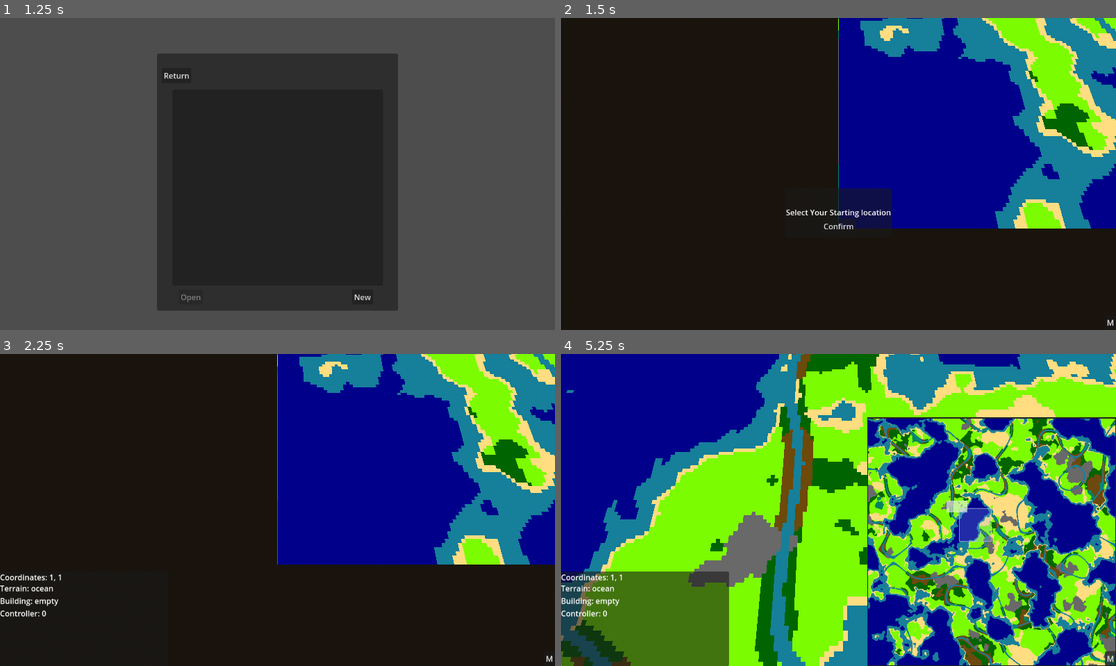
Above: before the commit, frames 1-4 (two rows, left to right).
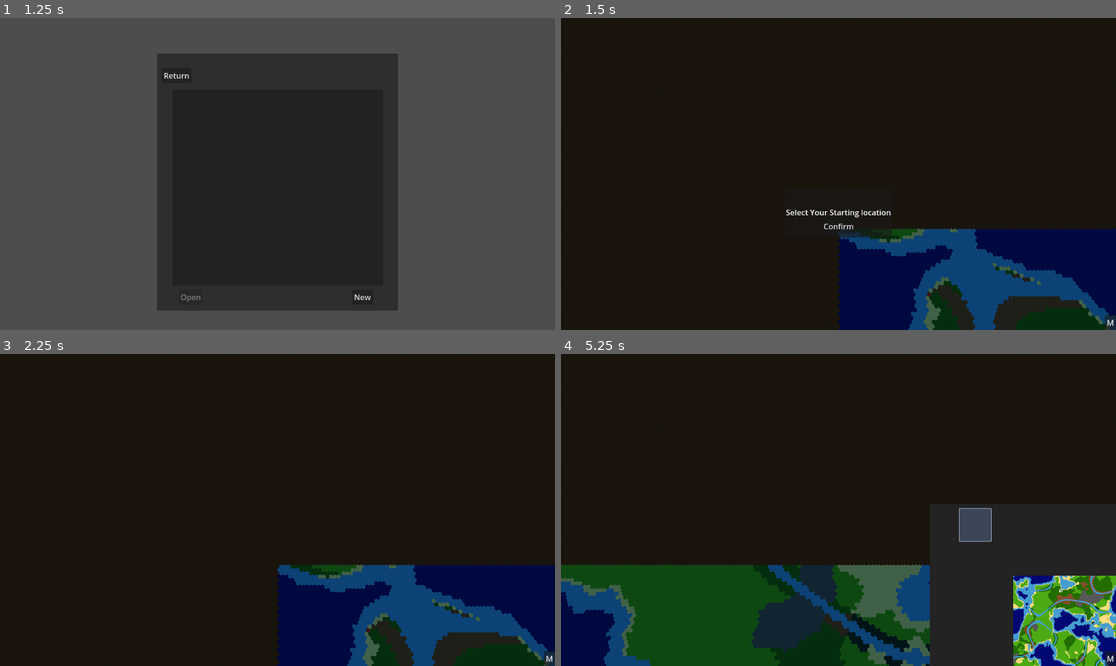
Above: after the commit, the same moments.

Repository: Bonono63/Grand-Strategy-Prototype-II
Game: Godot game, scene res://Menus/main_menu.tscn
The game is run twice, just before and just after one commit, with the same random seed, the same clock (stepped at 60 frames per second) and the same inputs.
Inputs (mouse positions are in pixels of both pictures, inside the frame that each line leads up to):
- Up to frame 1 (1.25 s): click "Singleplayer" at 0.5 s
- Up to frame 2 (1.5 s): click "New" at 1.25 s
- Up to frame 3 (2.25 s): click "Confirm" at 2 s
- Up to frame 4 (5.25 s): click "M" at 2.75 s; click "M" at 3.5 s; click "M" at 4.25 s; tap Enter at 5 s; drag from (993, 541) to (894, 441) at 5.02 s

Frame 1 is identical in both runs. In frame 2, 48% of the frame differs, in the area x 49-100%, y 0-100%; in frame 3, 49%; in frame 4, 99%, in the area x 0-100%, y 0-100%.
Error before the commit: Parse Error: Expected grouping expression. (res://World/Time.gd:25)

Commit message:
modified:   Menus/singleplayer_world_select.gd 	new file:   Test.gd 	modified:   UI/starting_city_prompt.gd 	modified:   World/Camera3D.gd 	modified:   World/Map.gd 	modified:   World/Queue.gd 	modified:   World/Time.gd 	deleted:    World/World Collision.gd 	modified:   World/World.gd 	modified:   World/camera.tscn 	new file:   World/hexagon.blend 	new file:   World/hexagon.blend1 	new file:   World/hexagon.mtl 	new file:   World/hexagon.obj 	new file:   World/hexagon.obj.import 	new file:   World/hexagon_alt.blend 	new file:   World/hexagon_alt.blend1 	new file:   World/hexagon_alt.mtl 	new file:   World/hexagon_alt.obj 	new file:   World/hexagon_alt.obj.import 	new file:   World/tile.tscn 	new file:   World/tile_instance.gd 	modified:   World/world.tscn 	new file:   ba_ddot.tscn 	new file:   dot.tscn 	modified:   project.godot 	new file:   test.tscn

Diff:
--- a/Menus/singleplayer_world_select.gd
+++ b/Menus/singleplayer_world_select.gd
@@ -20,7 +20,7 @@
 
 func new_button_pressed():
 	var world = preload("res://World/world.tscn").instantiate()
-	world.init("")
+	world.init(Vector2i(512,384),"")
 	get_tree().get_root().add_child(world)
 	get_tree().change_scene_to_packed(world)
 	self.queue_free()
@@ -30,7 +30,7 @@
 
 func open_button_button_pressed():
 	var world = preload("res://World/world.tscn").instantiate()
-	world.init("user://"+selected_save)
+	world.init(Vector2i(0,0), "user://"+selected_save)
 	get_tree().get_root().add_child(world)
 	get_tree().change_scene_to_packed(world)
 	self.queue_free()
--- /dev/null
+++ b/Test.gd
@@ -0,0 +1,37 @@
+@tool
+extends MeshInstance3D
+
+# Called when the node enters the scene tree for the first time.
+func _ready():
+	var mesh_data = []
+	mesh_data.resize(ArrayMesh.ARRAY_MAX)
+	mesh_data[ArrayMesh.ARRAY_VERTEX] = PackedVector3Array(
+		[
+			Vector3(0,0,0),
+			Vector3(0,0,0.5),
+			Vector3(sqrt(3)/4,0,0.25),
+			Vector3(sqrt(3)/4,0,-0.25),
+			Vector3(0,0,-0.5),
+			Vector3(-sqrt(3)/4,0,-0.25),
+			Vector3(-sqrt(3)/4,0,0.25),
+		]
+	)
+
+	mesh_data[ArrayMesh.ARRAY_INDEX] = PackedInt32Array(
+		[
+			0,1,2, # top right
+
+			0,2,3, # center right
+
+			0,3,4, # bottom right
+
+			0,4,5, # bottom left
+
+			0,5,6, # center left
+
+			0,6,1, # top left
+		]
+	)
+
+	mesh = ArrayMesh.new()
+	mesh.add_surface_from_arrays(Mesh.PRIMITIVE_TRIANGLES, mesh_data)
--- a/UI/starting_city_prompt.gd
+++ b/UI/starting_city_prompt.gd
@@ -12,7 +12,10 @@
 	confirm_button.connect("button_down", Callable(self, "confirmed"))
 
 func tile_selected(_position):
-	selected_tile = _position
+	if Map.tile_map[_position.x][_position.y].terrain_type != Map.terrain_types.ocean and Map.tile_map[_position.x][_position.y].terrain_type != Map.terrain_types.swamp and Map.tile_map[_position.x][_position.y].terrain_type != Map.terrain_types.shallow_water:
+		selected_tile = _position
+	else:
+		invalid_selection()
 
 func invalid_selection():
 	$Label.text = "Invalid Selection"
--- a/World/Camera3D.gd
+++ b/World/Camera3D.gd
@@ -2,7 +2,7 @@
 
 const zoom_increment = 20
 const max_zoom = 1000
-const min_zoom = 5
+@export var min_zoom = 3
 const default_zoom = 50
 
 const rotation_control_enabled = false
@@ -14,6 +14,8 @@
 
 var x = 0
 var y = 0
+
+@export var width_clamp_modifier : float
 
 var position_control = false
 var rotation_control = false
@@ -97,8 +99,8 @@
 	position.y = clamp(position.y, min_zoom, max_zoom)
 
 	#position.x = clamp(position.x, 0,)
-	position.x = clamp(position.x, 0, Map.length)
-	position.z = clamp(position.z, -Map.width, 0)
+	position.x = clamp(position.x, 0, Map.length*0.75)
+	position.z = clamp(position.z, 0, Map.width*width_clamp_modifier)
 
 	x = 0
 	y = 0
--- a/World/Map.gd
+++ b/World/Map.gd
@@ -32,29 +32,29 @@
 #func _ready():
 #	Queue.connect("build", Callable(self, "add_building"))
 
-func set_terrain(arguments : Array):
-	var x = arguments[0]
-	var y = arguments[1]
-	var value = arguments[2]
+func clear(size : Vector2i):
+	length = size.x
+	width = size.y
+	utils.initate_2d_array(tile_map, length, width)
+
+
+func set_terrain(x : int, y : int, value : int):
 	if x <= length && y <= width:
 		tile_map[x][y].tile_type = value
-		emit_signal("tile_map_change")
+		emit_signal("tile_map_change", Vector2i(x,y))
 	else:
 		print("terrain arguments where out of range")
 
 func add_building(x : int, y : int, value : int):
 	if x <= length && y <= width:
 		tile_map[x][y].building.type = value
-		emit_signal("tile_map_change")
+		emit_signal("tile_map_change", Vector2i(x,y))
 	else:
 		print("building arguments where out of range")
 
-func add_territory(arguments : Array):
-	var x = arguments[0]
-	var y = arguments[1]
-	var country_value = arguments[2]
+func add_territory(x : int, y : int, country_value : int):
 	if x <= length && y <= width:
 		tile_map[x][y].controller = country_value
-		emit_signal("tile_map_change")
+		emit_signal("tile_map_change", Vector2i(x,y))
 	else:
 		print("territory arguments where out of range")
--- a/World/Queue.gd
+++ b/World/Queue.gd
@@ -1,4 +1,3 @@
-class_name _queue
 extends Node
 
 var commands : Array
@@ -6,7 +5,7 @@
 signal build
 signal move
 
-enum types { construct_building, division_movement }
+enum types { construct_building, update_controller, set_terrain, division_movement }
 
 func _process(_delta):
 	#print("test")
@@ -16,6 +15,10 @@
 			types.construct_building:
 				#print("construct building")
 				Map.add_building(c.arguments[0], c.arguments[1], c.arguments[2])
+			types.update_controller:
+				Map.add_territory(c.arguments[0], c.arguments[1], c.arguments[2])
+			types.set_terrain:
+				Map.set_terrain(c.arguments[0], c.arguments[1], c.arguments[2])
 		commands.erase(c)
 
 func add_command(type : int, arguments : Array):
--- a/World/Time.gd
+++ b/World/Time.gd
@@ -20,11 +20,6 @@
 	while(get_tree().paused == false):
 		await get_tree().create_timer(check_speed(), false, false, true).timeout
 		count_up()
-
-func _process(_delta):
-	while ():
-		pass
-	pass
 
 # counts up game time
 func count_up():
--- a/World/World Collision.gd
+++ /dev/null
@@ -1,6 +0,0 @@
-extends Area3D
-
-signal collision
-
-func _input_event(camera, event, _position, normal, shape_idx):
-	emit_signal("collision", camera, event, _position, normal, shape_idx)
--- a/World/World.gd
+++ b/World/World.gd
@@ -1,16 +1,13 @@
 extends Node3D
 
 var seed
-@onready var terrain_renderer = $Terrain
+#@onready var terrain_renderer = $Terrain
 @onready var minimap = $GUI/Minimap
 @onready var camera = $Camera
 @onready var inspector = $"GUI/location Inspector"
-var terrain_texture : ImageTexture
 var minimap_drag = false
 var drag : Vector2
 var minimap_size : Vector2
-
-var queue = _queue.new()
 
 @export_range(0,1) var sea_level = .4
 @export_range(0,1) var coast_height = .475
@@ -20,26 +17,33 @@
 @export_range(0,1) var cold_cutoff = .35
 @export_range(0,1) var warm_cutoff = .65
 
-@export_range(0,1) var dry_cutoff = .65
+@export_range(0,1) var dry_cutoff = .55
 @export_range(0,1) var moist_cutoff = .8
 
 @export_range(0,1) var river_moisture_cutoff = .875
 @export_range(0,1) var river_cutoff = .955
 @export_range(0,1) var river_moisture_addition = 0.25
 
+var terrain_texture : ImageTexture
+
+const hexagon_width = sqrt(3)
+const hexagon_half_width = sqrt(3)/2
+
+var sand_color = Color(1, 0.870588, 0.501961, 1)
+
 var pause : bool
 
-signal tile_selection_changed
+signal tile_selected
 signal starting_city_selection
 
 signal finish_setup
 
 # initialize the world settings etc. (basically decide whether to load or generate a world)
-func init(_save : String):
+func init(size : Vector2i, _save : String):
 	Queue.clear_queue()
-	#Map.clear()
+	Map.clear(size)
 	if _save.is_empty():
-		generate_world(Vector2(512,512),seed)
+		generate_world(size,seed)
 	else:
 		open(_save)
 
@@ -107,24 +111,24 @@
 	print("map loaded")
 	$GUI/Minimap/Area2D.connect("collision", minimap_input_event)
 	$GUI/minimap_toggle.connect("button_down", on_minimap_toggle)
-	$"World Collision".connect("collision", world_input_event)
+	$"Map Input Events".connect("input_event", world_input_event)
+	setup_multimesh_mesh()
 	generate_terrain_map()
-	update_terrain_map()
 	world_collision_setup()
 
 	Map.connect("tile_map_change", Callable(self, "on_tile_map_update"))
 
-	connect("tile_selection_changed", Callable(self, "inspector_update"))
+	connect("tile_selected", Callable(self, "inspector_update"))
 	pick_starting_city_prompt()
-	connect("tile_selection_changed", Callable(self, "pick_starting_city"))
-	$GUI.get_child(-1).confirm_button.connect("button_down", Callable(self, "starting_city_selection_confirmed"))
-
-func on_tile_map_update():
-	generate_terrain_map()
-	update_terrain_map()
-
-func on_generate_map_texture():
-	terrain_renderer.texture = terrain_texture
+	get_tile_world_pos(Vector2(0,0))
+
+func on_tile_map_update(coordinates : Vector2i):
+	#generate_terrain_map()
+	#update_terrain_map()
+	pass
+
+#func on_generate_map_texture():
+	#terrain_renderer.texture = terrain_texture
 
 func _process(_delta):
 	update_minimap()
@@ -317,49 +321,111 @@
 
 	Map.emit_signal("map_loaded")
 
+func setup_multimesh_mesh():
+	var mesh_data = []
+	mesh_data.resize(ArrayMesh.ARRAY_MAX)
+	mesh_data[ArrayMesh.ARRAY_VERTEX] = PackedVector3Array(
+		[
+			Vector3(0,0,0),
+			Vector3(0,0,0.5),
+			Vector3(sqrt(3)/4,0,0.25),
+			Vector3(sqrt(3)/4,0,-0.25),
+			Vector3(0,0,-0.5),
+			Vector3(-sqrt(3)/4,0,-0.25),
+			Vector3(-sqrt(3)/4,0,0.25),
+		]
+	)
+
+	mesh_data[ArrayMesh.ARRAY_INDEX] = PackedInt32Array(
+		[
+			0,1,2, # top right
+
+			0,2,3, # center right
+
+			0,3,4, # bottom right
+
+			0,4,5, # bottom left
+
+			0,5,6, # center left
+
+			0,6,1, # top left
+		]
+	)
+
+	$"Terrain MultiMesh".multimesh.mesh = ArrayMesh.new()
+	$"Terrain MultiMesh".multimesh.mesh.add_surface_from_arrays(Mesh.PRIMITIVE_TRIANGLES, mesh_data)
+
 func generate_terrain_map() -> void:
+	$"Terrain MultiMesh".multimesh.instance_count = Map.length * Map.width
+	#fcd062 fcbe49
+	var sand_color = Color("fcbe49")
+
+	var id : int = 0
+	for x in Map.length:
+		for z in Map.width:
+
+			var x_offset : float = 0
+			if (z % 2) == 1:
+				x_offset = hexagon_half_width/2
+
+			var instance_transform : Vector3 = Vector3(x*(sqrt(3)/2)-(x_offset)+(sqrt(3)/2),0,-z*(3.0/4.0)-0.5)
+
+			$"Terrain MultiMesh".multimesh.set_instance_transform(id, Transform3D(Basis(), Vector3(instance_transform)))
+			#$"Terrain MultiMesh".multimesh.set_instance_color(id, color)
+			$"Terrain MultiMesh".multimesh.set_instance_color(id, get_tile_color(Vector2i(x,z)))
+			id+=1
+
 	var image : Image = Image.create(Map.length, Map.width, false, Image.FORMAT_RGBA8)
 
-	var sand_color = Color(1, 0.870588, 0.501961, 1)
+	#var sand_color = Color(1, 0.870588, 0.501961, 1)
 
 	for x in Map.length:
 		for y in Map.width:
-			match (Map.tile_map[x][y].terrain_type):
-				Map.terrain_types.ocean:
-					image.set_pixel(x,y,Color.DARK_BLUE) # ocean
-				Map.terrain_types.shallow_water:
-					image.set_pixel(x,y,Color(0.1, 0.5, 0.6, 1)) # coast
-				Map.terrain_types.shore:
-					image.set_pixel(x,y,sand_color) # shore
-				Map.terrain_types.mountain:
-					image.set_pixel(x,y,Color.DIM_GRAY) # mountain
-				Map.terrain_types.plains:
-					image.set_pixel(x,y,Color.LAWN_GREEN) # plains
-				Map.terrain_types.forest:
-					image.set_pixel(x,y,Color.DARK_GREEN) # forest
-				Map.terrain_types.swamp:
-					image.set_pixel(x,y,Color("6d490f")) # swamp
-				Map.terrain_types.desert:
-					image.set_pixel(x,y,sand_color) # desert
-				Map.terrain_types.jungle:
-					image.set_pixel(x,y,Color("008264")) # jungle
-				_:
-					image.set_pixel(x,y,Color.TRANSPARENT)
+			image.set_pixel(x,y,get_tile_color(Vector2i(x,y)))
 
 	var texture : ImageTexture = ImageTexture.create_from_image(image)
 	texture.update(image)
 
 	terrain_texture = texture
 
-func update_terrain_map() -> void:
-	terrain_renderer.texture = terrain_texture
+func set_color(coordinates : Vector2i, color : Color):
+	var id = coordinates.y+(coordinates.x*Map.width)
+	$"Terrain MultiMesh".multimesh.set_instance_color(id, color)
+
+func get_color(coordinates : Vector2i) -> Color:
+	var id = coordinates.y+(coordinates.x*Map.width)
+	return $"Terrain MultiMesh".multimesh.get_instance_color(id)
+
+func get_tile_color(pos : Vector2i) -> Color:
+	match (Map.tile_map[pos.x][pos.y].terrain_type):
+		Map.terrain_types.ocean:
+			return Color("020873") # ocean
+		Map.terrain_types.shallow_water:
+			return Color("449dd1") # coast
+		Map.terrain_types.shore:
+			return Color(sand_color) # shore
+		Map.terrain_types.mountain:
+			return Color("585858") # mountain
+		Map.terrain_types.plains:
+			return Color("4daa13") # plains
+		Map.terrain_types.forest:
+			return Color("226c00") # forest
+		Map.terrain_types.swamp:
+			return Color("854d27") # swamp
+		Map.terrain_types.desert:
+			return Color(sand_color) # desert
+		Map.terrain_types.jungle:
+			return Color("053225") # jungle
+		_:
+			return Color.TRANSPARENT # other
 
 func update_minimap() -> void:
-	minimap_size = Vector2(Map.length+4, Map.width+4)
+	minimap_size = Vector2((Map.length+4)*0.75, (Map.width+4)*(0.866))
 	minimap.set_size(minimap_size, false)
 	var screen_size : Vector2 = get_viewport().size
 	minimap.position = Vector2(screen_size.x-minimap_size.x, screen_size.y-minimap_size.y)
 	$GUI/Minimap/TextureRect.texture = terrain_texture
+	$GUI/Minimap/TextureRect.size = minimap_size
 
 	var collision_position = Vector2((minimap_size.x/2),(minimap_size.y/2))
 	$GUI/Minimap/Area2D/CollisionShape2D.position = collision_position
@@ -388,17 +454,110 @@
 			minimap_drag = false
 
 func world_collision_setup():
+	#var num = 0
+	#for x in Map.length:
+	#	for y in Map.width:
+	#
+	#		var y_offset : float = 0
+	#		if (x % 2) == 0:
+	#			y_offset = sqrt(3)/2
+	#
+	#		var _tile = preload("res://World/tile.tscn").instantiate()
+	#		_tile.position = Vector3((x*(2*(3.0/4.0))),0,-((y*hexagon_width)-(y_offset)))
+	#		_tile.init(Vector2i(x,y))
+	#		$"World Collision".add_child(_tile)
+	#		_tile.connect("input_event", Callable($"World Collision", "on_input_event"))
+	#		print(num)
+	#		num+=1
+
+	#print(Map.terrain_types.keys()[Map.tile_map[0][0].terrain_type])
+
 	#print("length: ", map.length, " width: ", map.width)
-	var collision_shape : Vector3 = Vector3(Map.length, 0, Map.width)
-	$"World Collision/CollisionShape3D".shape.size = collision_shape
-
-	$"World Collision/CollisionShape3D".position.x = Map.length/2
-	$"World Collision/CollisionShape3D".position.y = Map.width/2
+	var collision_shape : Vector3 = Vector3((Map.length*0.75)+sqrt(3)/7, 0, (Map.width*sqrt(3)/2)+hexagon_half_width/2)
+	var collision_position : Vector3 = Vector3((collision_shape.x/2), 0.001, (collision_shape.z/2))
+	print(collision_position)
+
+	#$"Map Input Events/MeshInstance3D".position = collision_position
+	#$"Map Input Events/CollisionShape3D".position = collision_position
+
+	$"Map Input Events/CollisionShape3D".shape.size = collision_shape
+	$"Map Input Events/MeshInstance3D".mesh.size = collision_shape
+
+var prev_input_pos : Vector2i
 
 func world_input_event(_a, event, _position, _d, _e):
 	if event is InputEventMouseButton:
 		if event.is_action_released("left_click"):
-			emit_signal("tile_selection_changed", Vector2i(int(_position.x),int(_position.z-1)))
+			print("_position ",_position)
+			var transformed = transform_input_position(_position)
+			print("transformed ", transformed)
+			if _position.x > 0 and _position.z > 0:
+				if prev_input_pos != null:
+					set_color(prev_input_pos, get_tile_color(prev_input_pos))
+				set_color(Vector2i(transformed.x, transformed.z), "ed2e21")
+				prev_input_pos = Vector2i(transformed.x, transformed.z)
+
+# Code adapted from https://www.youtube.com/watch?v=0nXmuJuWS8I
+func transform_input_position(pos : Vector3) -> Vector3:
+
+	var original = pos
+
+	pos.x-=sqrt(3)/2
+	pos.x/=sqrt(3)/2
+	pos.x+=0.5
+
+	pos.z/=0.75
+
+	var oddRow : bool = false
+	if int(pos.z) % 2 == 1:
+		oddRow = true
+		#print("odd")
+		pos.x += 0.5
+
+	print("translated pos: ",pos)
+
+	var roughZ = int(pos.z)
+	var roughX = int(pos.x)
+
+	print("Rough x: ",roughX, " z: ", roughZ)
+
+	var roughPos = Vector3i(roughX, 0, roughZ)
+
+	var neighbors : Array = [
+		Vector3i(roughPos+Vector3i(-1,0,+0)),
+		Vector3i(roughPos+Vector3i(+1,0,+0)),
+
+		Vector3i(roughPos+Vector3i(+0,0,+1)),
+		Vector3i(roughPos+Vector3i(+0,0,-1))
+	]
+
+	if oddRow:
+		neighbors.append(Vector3i(roughPos+Vector3i(+1,0,+1)))
+		neighbors.append(Vector3i(roughPos+Vector3i(+1,0,-1)))
+	else:
+		neighbors.append(Vector3i(roughPos+Vector3i(-1,0,+1)))
+		neighbors.append(Vector3i(roughPos+Vector3i(-1,0,-1)))
+
+	var closestPos : Vector3 = pos
+
+	for neighbor in neighbors:
+		print("pos: ", pos)
+		print(neighbor, " tile location: ",get_tile_world_pos(Vector2i(neighbor.x, neighbor.z)))
+		print(pos.distance_to(get_tile_world_pos(Vector2i(neighbor.x, neighbor.z))))
+		print(pos.distance_to(get_tile_world_pos(Vector2i(closestPos.x, closestPos.z))))
+		if pos.distance_to(get_tile_world_pos(Vector2i(neighbor.x, neighbor.z))) < pos.distance_to(get_tile_world_pos(Vector2i(closestPos.x, closestPos.z))):
+			closestPos = neighbor
+			print(closestPos)
+
+	return closestPos
+
+func get_tile_world_pos(pos : Vector2i) -> Vector3:
+
+	var x_offset : float = 0
+	if (pos.y % 2) == 1:
+		x_offset = hexagon_half_width/2
+
+	return Vector3((pos.x*sqrt(3)/2)-(x_offset)+(sqrt(3)/2),0,-pos.y*(3.0/4.0)-0.5)
 
 func inspector_update(_position : Vector2i):
 	var info = $"GUI/location Inspector/info"
--- a/World/camera.tscn
+++ b/World/camera.tscn
@@ -6,5 +6,6 @@
 process_mode = 3
 transform = Transform3D(-1, 0, -8.74228e-08, 0, 1, 0, 8.74228e-08, 0, -1, 0, 0, 0)
 script = ExtResource("1_f5w4m")
+width_clamp_modifier = 0.866
 
 [node name="Camera" type="Camera3D" parent="."]
--- /dev/null
+++ b/World/tile.tscn
@@ -0,0 +1,16 @@
+[gd_scene load_steps=4 format=3 uid="uid://dsy3gjcf7m0i3"]
+
+[ext_resource type="ArrayMesh" uid="uid://bp2sovy48l622" path="res://World/hexagon.obj" id="1_vbsda"]
+[ext_resource type="Script" path="res://World/tile_instance.gd" id="2_jrgu0"]
+
+[sub_resource type="ConcavePolygonShape3D" id="ConcavePolygonShape3D_ho3r6"]
+data = PackedVector3Array(-0.5, 0, -0.866, 0.5, 0, -0.866, -1, 0, 0, -1, 0, 0, 0.5, 0, -0.866, -0.5, 0, 0.866, -0.5, 0, 0.866, 0.5, 0, -0.866, 0.5, 0, 0.866, 0.5, 0, 0.866, 0.5, 0, -0.866, 1, 0, 0)
+
+[node name="Hex" type="MeshInstance3D"]
+mesh = ExtResource("1_vbsda")
+script = ExtResource("2_jrgu0")
+
+[node name="Area3D" type="Area3D" parent="."]
+
+[node name="CollisionShape3D" type="CollisionShape3D" parent="Area3D"]
+shape = SubResource("ConcavePolygonShape3D_ho3r6")
--- /dev/null
+++ b/World/tile_instance.gd
@@ -0,0 +1,15 @@
+extends MeshInstance3D
+
+signal input_event
+
+var pos : Vector2i
+
+func init(_pos : Vector2i):
+	pos = _pos
+
+func _ready():
+	$Area3D.connect("input_event", Callable(self, "on_input_event"))
+
+func on_input_event(a, b, c, d, e):
+	print(pos)
+	emit_signal("input_event", a, b, c, d, e)
--- a/World/world.tscn
+++ b/World/world.tscn
@@ -1,13 +1,28 @@
-[gd_scene load_steps=13 format=3 uid="uid://cr2mhoqo7014t"]
+[gd_scene load_steps=16 format=3 uid="uid://cr2mhoqo7014t"]
 
 [ext_resource type="Script" path="res://World/World.gd" id="1_wrylp"]
-[ext_resource type="Script" path="res://World/World Collision.gd" id="2_3dlbw"]
 [ext_resource type="PackedScene" uid="uid://daono88iy1yu0" path="res://World/camera.tscn" id="2_rj17n"]
 [ext_resource type="Script" path="res://UI/minimap_collision.gd" id="4_pjcvx"]
 [ext_resource type="Script" path="res://selection.gd" id="5_kit5i"]
 
-[sub_resource type="BoxShape3D" id="BoxShape3D_50lk0"]
+[sub_resource type="BoxShape3D" id="BoxShape3D_olgbl"]
 size = Vector3(1, 0, 1)
+
+[sub_resource type="StandardMaterial3D" id="StandardMaterial3D_du2w6"]
+transparency = 1
+albedo_color = Color(0, 1, 1, 0.301961)
+
+[sub_resource type="BoxMesh" id="BoxMesh_0a72t"]
+material = SubResource("StandardMaterial3D_du2w6")
+size = Vector3(1, 0, 1)
+
+[sub_resource type="StandardMaterial3D" id="StandardMaterial3D_cu2ct"]
+vertex_color_use_as_albedo = true
+vertex_color_is_srgb = true
+
+[sub_resource type="MultiMesh" id="MultiMesh_3cdo6"]
+transform_format = 1
+use_colors = true
 
 [sub_resource type="ProceduralSkyMaterial" id="ProceduralSkyMaterial_2v4oq"]
 sky_top_color = Color(0.32549, 0.619608, 0.823529, 1)
@@ -43,25 +58,27 @@
 [node name="World" type="Node3D"]
 script = ExtResource("1_wrylp")
 
-[node name="Terrain" type="Sprite3D" parent="."]
-transform = Transform3D(1, 0, 0, 0, -4.37114e-08, 1, 0, -1, -4.37114e-08, 0, 0, 0)
-centered = false
-pixel_size = 1.0
-texture_filter = 0
+[node name="Map Input Events" type="Area3D" parent="."]
 
-[node name="World Collision" type="Area3D" parent="."]
-transform = Transform3D(1, 0, 0, 0, -4.37114e-08, 1, 0, -1, -4.37114e-08, 0, 0, 0)
-script = ExtResource("2_3dlbw")
+[node name="CollisionShape3D" type="CollisionShape3D" parent="Map Input Events"]
+shape = SubResource("BoxShape3D_olgbl")
 
-[node name="CollisionShape3D" type="CollisionShape3D" parent="World Collision"]
-transform = Transform3D(1, 0, 0, 0, -4.37114e-08, -1, 0, 1, -4.37114e-08, 0, 0, 0.1)
-shape = SubResource("BoxShape3D_50lk0")
+[node name="MeshInstance3D" type="MeshInstance3D" parent="Map Input Events"]
+transform = Transform3D(1, 0, 0, 0, 1, 0, 0, 0, 1, 0, 1, 0)
+visible = false
+mesh = SubResource("BoxMesh_0a72t")
+
+[node name="Terrain MultiMesh" type="MultiMeshInstance3D" parent="."]
+transform = Transform3D(1, 0, 0, 0, -1, 8.74228e-08, 0, -8.74228e-08, -1, 0, 0, 0)
+material_override = SubResource("StandardMaterial3D_cu2ct")
+multimesh = SubResource("MultiMesh_3cdo6")
 
 [node name="WorldEnvironment" type="WorldEnvironment" parent="."]
 environment = SubResource("Environment_gpl8t")
 
 [node name="DirectionalLight3D" type="DirectionalLight3D" parent="."]
 transform = Transform3D(-0.409326, 0.631342, -0.65868, -0.850898, -0.00360818, 0.525318, 0.329279, 0.775496, 0.538685, 0, 94.8562, 0)
+light_energy = 1.25
 
 [node name="Camera" parent="." instance=ExtResource("2_rj17n")]
 transform = Transform3D(1, 0, 0, 0, 0.258819, 0.965926, 0, -0.965926, 0.258819, 0, 0, 0)
@@ -89,6 +106,7 @@
 offset_bottom = 20.0
 grow_horizontal = 2
 grow_vertical = 2
+flip_v = true
 
 [node name="camera_outline" type="ColorRect" parent="GUI/Minimap"]
 material = SubResource("CanvasItemMaterial_2vory")
--- /dev/null
+++ b/ba_ddot.tscn
@@ -0,0 +1,14 @@
+[gd_scene load_steps=3 format=3 uid="uid://ddjxesxp8vub5"]
+
+[sub_resource type="StandardMaterial3D" id="StandardMaterial3D_j65x1"]
+albedo_color = Color(1, 0, 0, 1)
+emission_enabled = true
+emission = Color(1, 0, 0, 1)
+
+[sub_resource type="SphereMesh" id="SphereMesh_yqdf5"]
+material = SubResource("StandardMaterial3D_j65x1")
+radius = 0.05
+height = 0.1
+
+[node name="BADdot" type="MeshInstance3D"]
+mesh = SubResource("SphereMesh_yqdf5")
--- /dev/null
+++ b/dot.tscn
@@ -0,0 +1,14 @@
+[gd_scene load_steps=3 format=3 uid="uid://xycpjjwvct3c"]
+
+[sub_resource type="StandardMaterial3D" id="StandardMaterial3D_447yf"]
+albedo_color = Color(0, 1, 0, 1)
+emission_enabled = true
+emission = Color(0, 1, 0, 1)
+
+[sub_resource type="SphereMesh" id="SphereMesh_rkxaf"]
+material = SubResource("StandardMaterial3D_447yf")
+radius = 0.05
+height = 0.1
+
+[node name="Dot" type="MeshInstance3D"]
+mesh = SubResource("SphereMesh_rkxaf")
--- a/project.godot
+++ b/project.godot
@@ -19,11 +19,9 @@
 
 Queue="*res://World/Queue.gd"
 Map="*res://World/Map.gd"
-GlobalTime="*res://World/Time.gd"
 
 [display]
 
-mouse_cursor/custom_image="res://mouse cursor 2.png"
 mouse_cursor/tooltip_position_offset=Vector2(0, 0)
 
 [input]
--- /dev/null
+++ b/test.tscn
@@ -0,0 +1,27 @@
+[gd_scene load_steps=4 format=3 uid="uid://bdq67lwdng4cb"]
+
+[ext_resource type="Script" path="res://Test.gd" id="1_cc6fc"]
+
+[sub_resource type="StandardMaterial3D" id="StandardMaterial3D_f5h83"]
+
+[sub_resource type="ArrayMesh" id="ArrayMesh_yn6kv"]
+_surfaces = [{
+"aabb": AABB(-0.433013, 0, -0.5, 0.866025, 1e-05, 1),
+"format": 4097,
+"index_count": 18,
+"index_data": PackedByteArray(0, 0, 1, 0, 2, 0, 0, 0, 2, 0, 3, 0, 0, 0, 3, 0, 4, 0, 0, 0, 4, 0, 5, 0, 0, 0, 5, 0, 6, 0, 0, 0, 6, 0, 1, 0),
+"primitive": 3,
+"vertex_count": 7,
+"vertex_data": PackedByteArray(0, 0, 0, 0, 0, 0, 0, 0, 0, 0, 0, 0, 0, 0, 0, 0, 0, 0, 0, 0, 0, 0, 0, 63, 215, 179, 221, 62, 0, 0, 0, 0, 0, 0, 128, 62, 215, 179, 221, 62, 0, 0, 0, 0, 0, 0, 128, 190, 0, 0, 0, 0, 0, 0, 0, 0, 0, 0, 0, 191, 215, 179, 221, 190, 0, 0, 0, 0, 0, 0, 128, 190, 215, 179, 221, 190, 0, 0, 0, 0, 0, 0, 128, 62)
+}]
+
+[node name="Node3D" type="Node3D"]
+
+[node name="Test" type="MeshInstance3D" parent="."]
+transform = Transform3D(1, 0, 0, 0, -1, 1.50996e-07, 0, -1.50996e-07, -1, 0, 0, 0)
+material_override = SubResource("StandardMaterial3D_f5h83")
+mesh = SubResource("ArrayMesh_yn6kv")
+script = ExtResource("1_cc6fc")
+
+[node name="DirectionalLight3D" type="DirectionalLight3D" parent="."]
+transform = Transform3D(1, 0, 0, 0, 1, 0, 0, 0, 1, 0, 0, 1.55611)
Not shown, added: World/hexagon.mtl
Not shown, added: World/hexagon.obj
Not shown, added: World/hexagon.obj.import
Not shown, added: World/hexagon_alt.mtl
Not shown, added: World/hexagon_alt.obj
Not shown, added: World/hexagon_alt.obj.import
Not shown, added: World/hexagon.blend
Not shown, added: World/hexagon.blend1
Not shown, added: World/hexagon_alt.blend
Not shown, added: World/hexagon_alt.blend1
